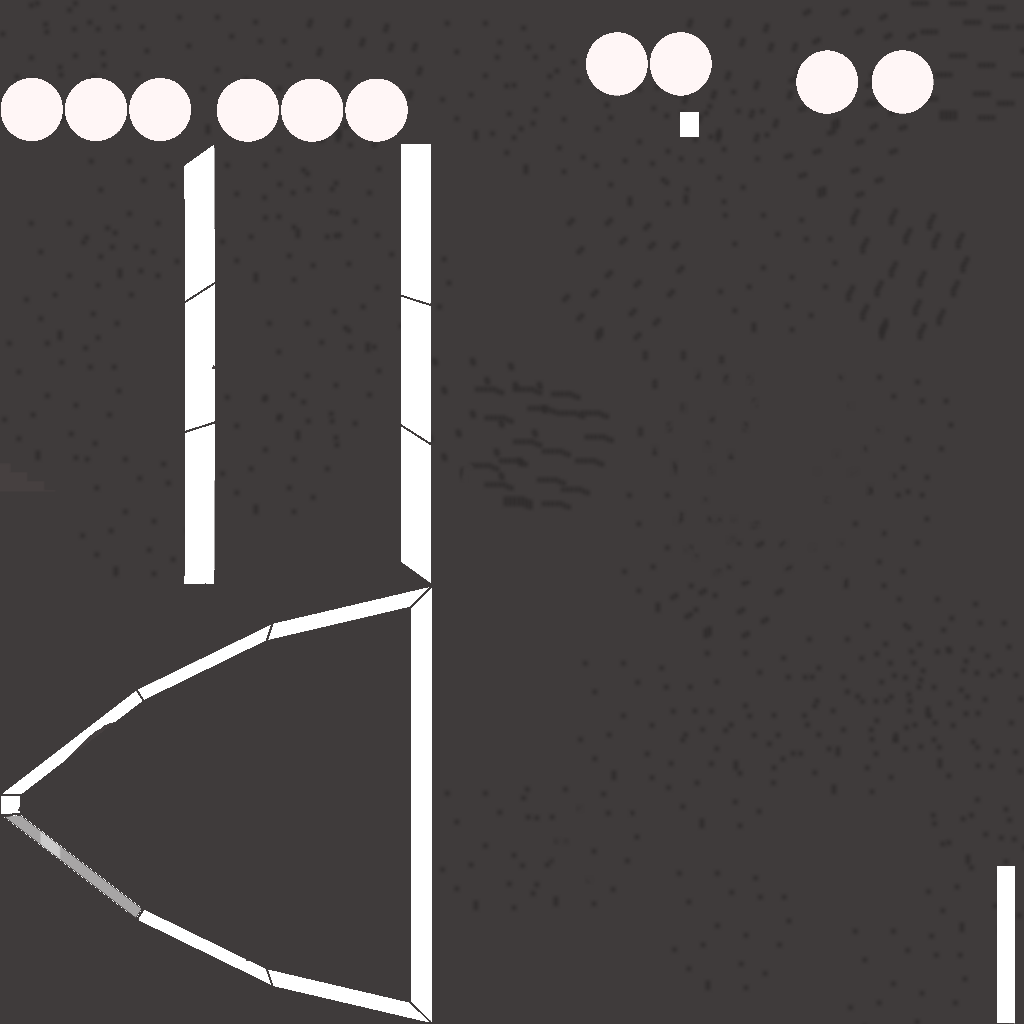
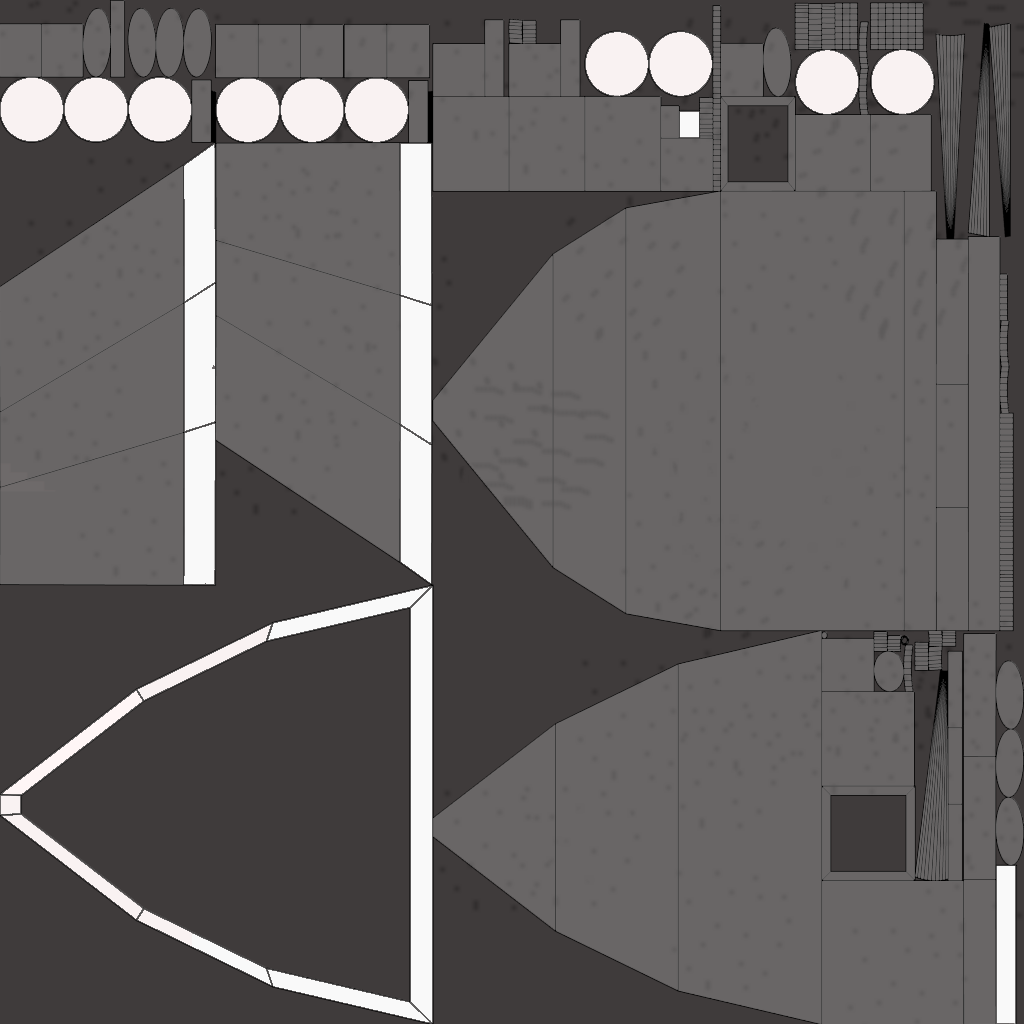
Before/after of a 1024x1024 layered artwork. What changed in the layer stack:
showed "proa.png", painted on it over (x1=0, y1=0, x2=1024, y2=1024)
painted on "Capa" over (x1=1, y1=626, x2=270, y2=961)
